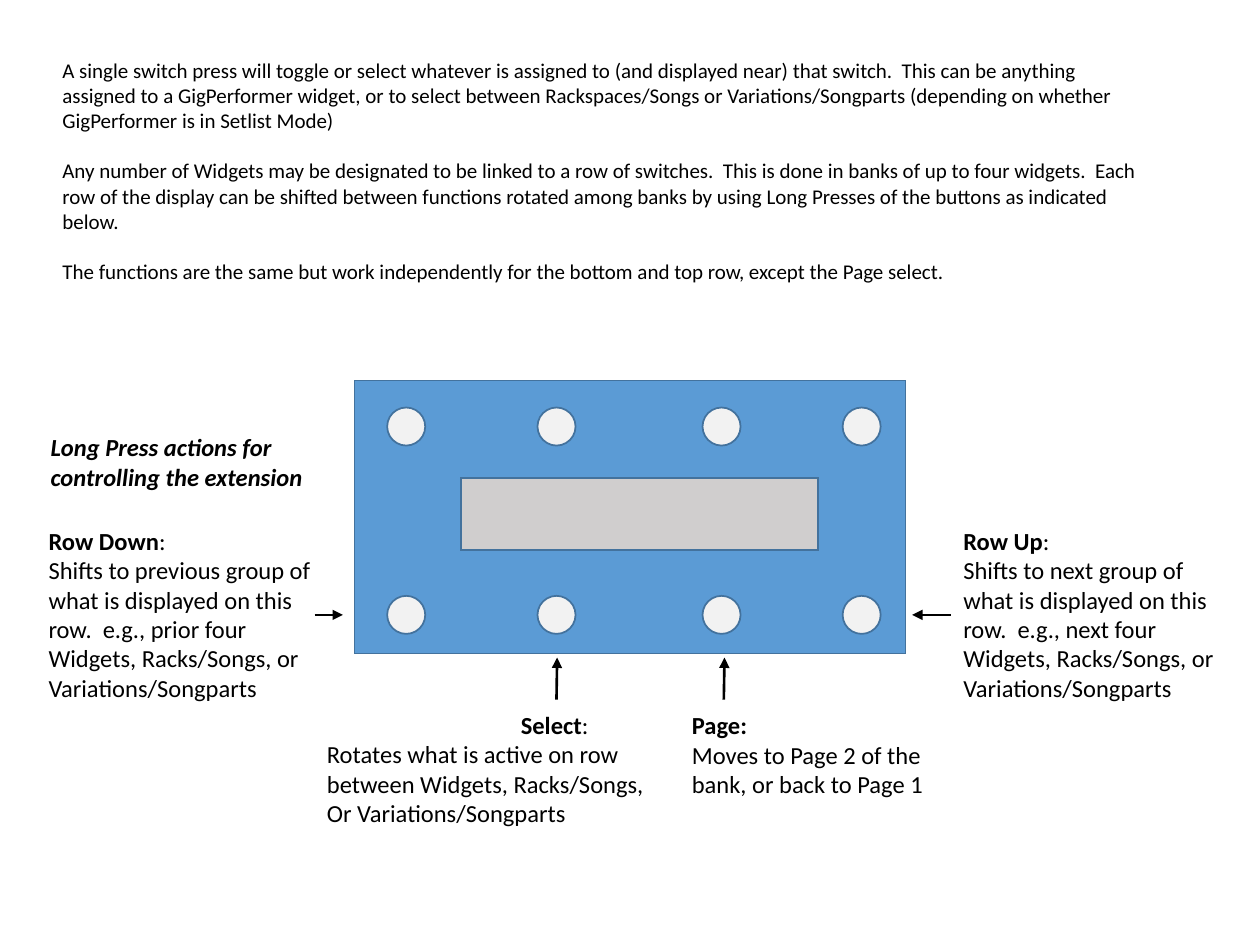
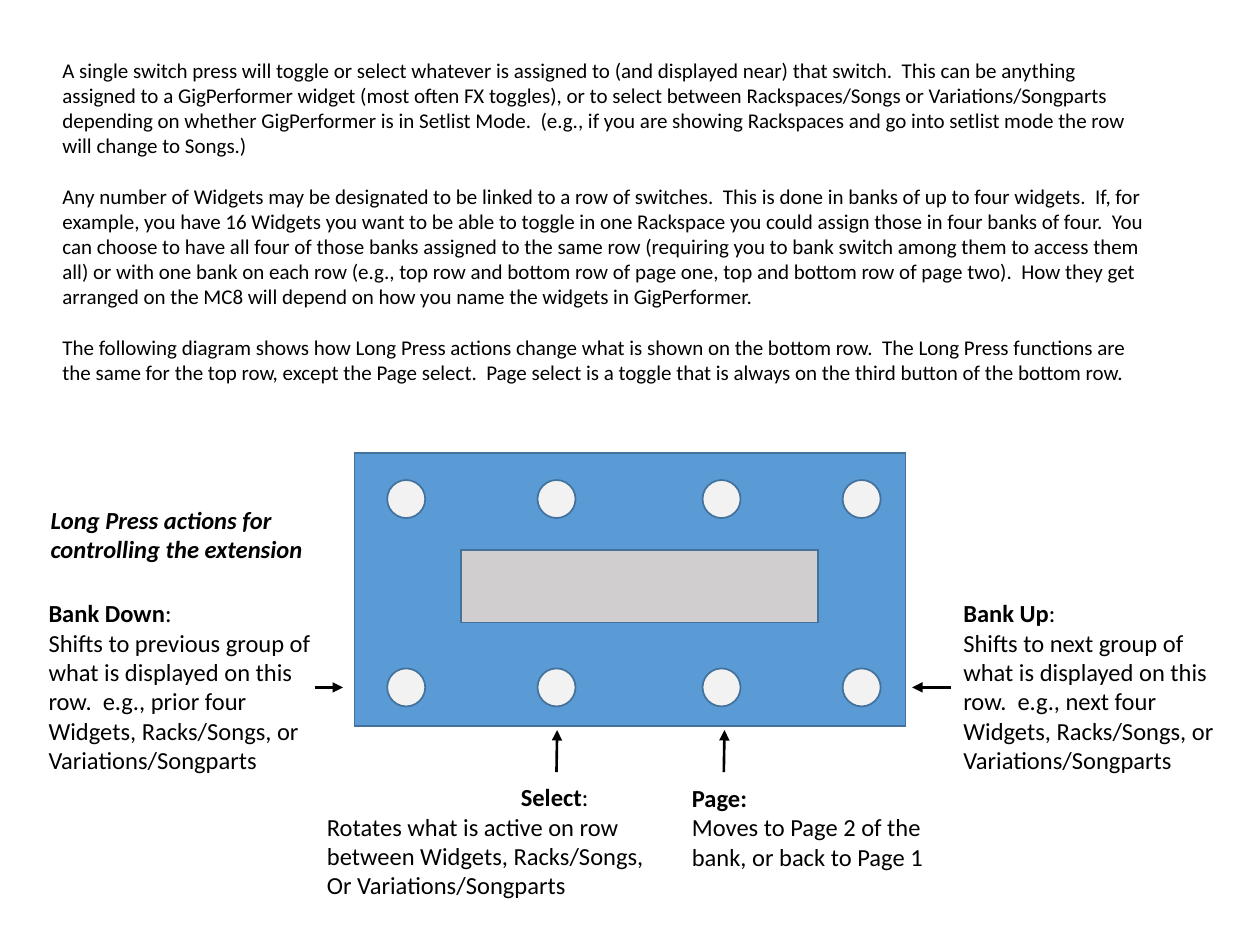
Before and after one commit to WidnerM/GP-MC8, a slide deck: slide 4 of MC8.pptx (slide 2 before the commit). Drawn at 1260x945 pixels with LibreOffice and Linux fonts; fonts in the diff are those of the drawing. Boxes give left, top, right and bottom in pixels: in the first picture for what was removed or moved away, otherwise in the second. Text is boxed around its words. In the diff, an @@ line names an element or a change of style, - is before the commit and + after.

```diff
--- a/MC8.pptx
+++ b/MC8.pptx
@@ text at <box>62,63,1143,384</box>: text changed @@
-A single switch press will toggle or select whatever is assigned to (and displayed near) that switch. This can be anything assigned to a GigPerformer widget, or to select between Rackspaces/Songs or Variations/Songparts (depending on whether GigPerformer is in Setlist Mode)
-Any number of Widgets may be designated to be linked to a row of switches. This is done in banks of up to four widgets. Each row of the display can be shifted between functions rotated among banks by using Long Presses of the buttons as indicated below.
-The functions are the same but work independently for the bottom and top row, except the Page select.
+A single switch press will toggle or select whatever is assigned to (and displayed near) that switch. This can be anything assigned to a GigPerformer widget (most often FX toggles), or to select between Rackspaces/Songs or Variations/Songparts depending on whether GigPerformer is in Setlist Mode. (e.g., if you are showing Rackspaces and go into setlist mode the row will change to Songs.)
+Any number of Widgets may be designated to be linked to a row of switches. This is done in banks of up to four widgets. If, for example, you have 16 Widgets you want to be able to toggle in one Rackspace you could assign those in four banks of four. You can choose to have all four of those banks assigned to the same row (requiring you to bank switch among them to access them all) or with one bank on each row (e.g., top row and bottom row of page one, top and bottom row of page two). How they get arranged on the MC8 will depend on how you name the widgets in GigPerformer.
+The following diagram shows how Long Press actions change what is shown on the bottom row. The Long Press functions are the same for the top row, except the Page select. Page select is a toggle that is always on the third button of the bottom row.
@@ 4 texts, 4 ellipses, 2 rectangles, 2 arrows: place and size @@
-4 texts, 4 ellipses, 2 rectangles, 2 arrows at <box>49,381,1213,827</box>
+4 texts, 4 ellipses, 2 rectangles, 2 arrows at <box>49,454,1213,899</box>
@@ text at <box>49,604,172,622</box>: text changed @@
-Row Down:
+Bank Down:
@@ text at <box>963,604,1056,626</box>: text changed @@
-Row Up:
+Bank Up:
@@ 4 ellipses, 2 arrows, 1 text: place and size @@
-4 ellipses, 2 arrows, 1 text at <box>387,596,922,798</box>
+4 ellipses, 2 arrows, 1 text at <box>387,668,922,871</box>
```
Also in this commit, not shown: 7 other slides changed, 2 slides added, 2 other files.
